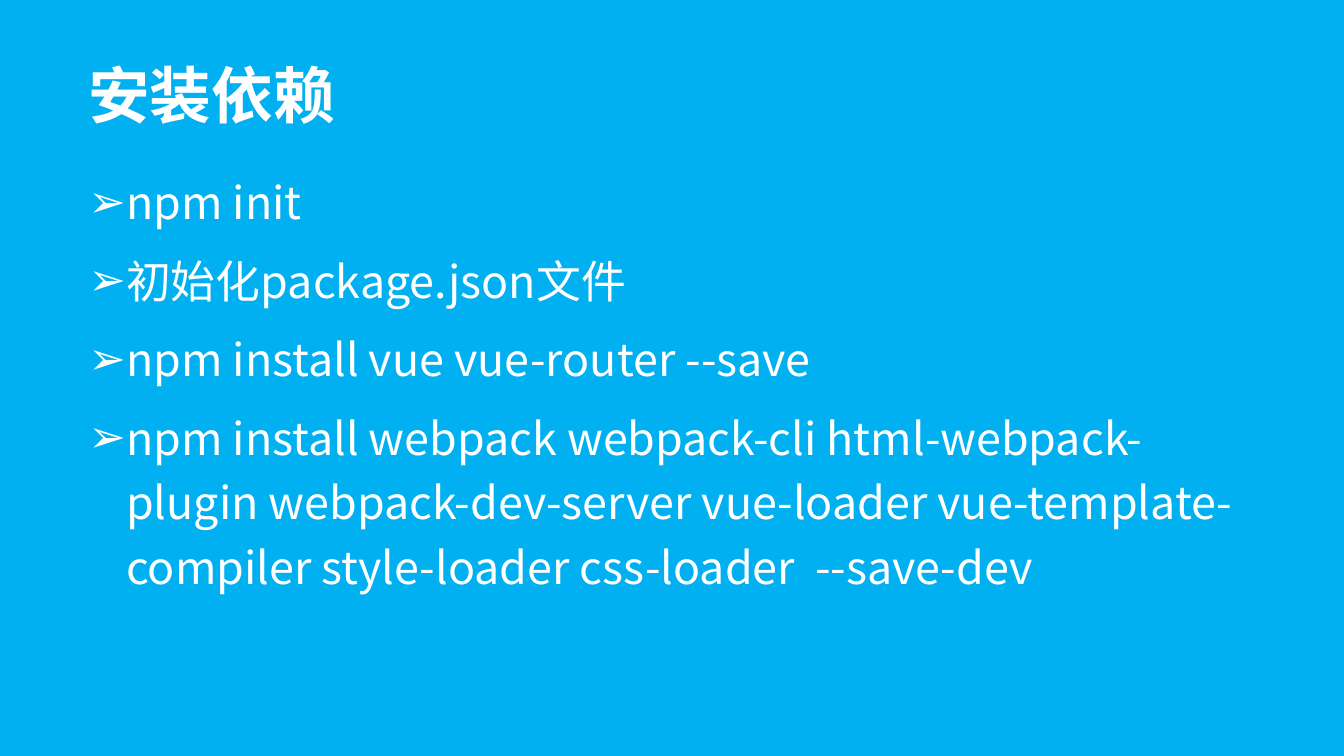
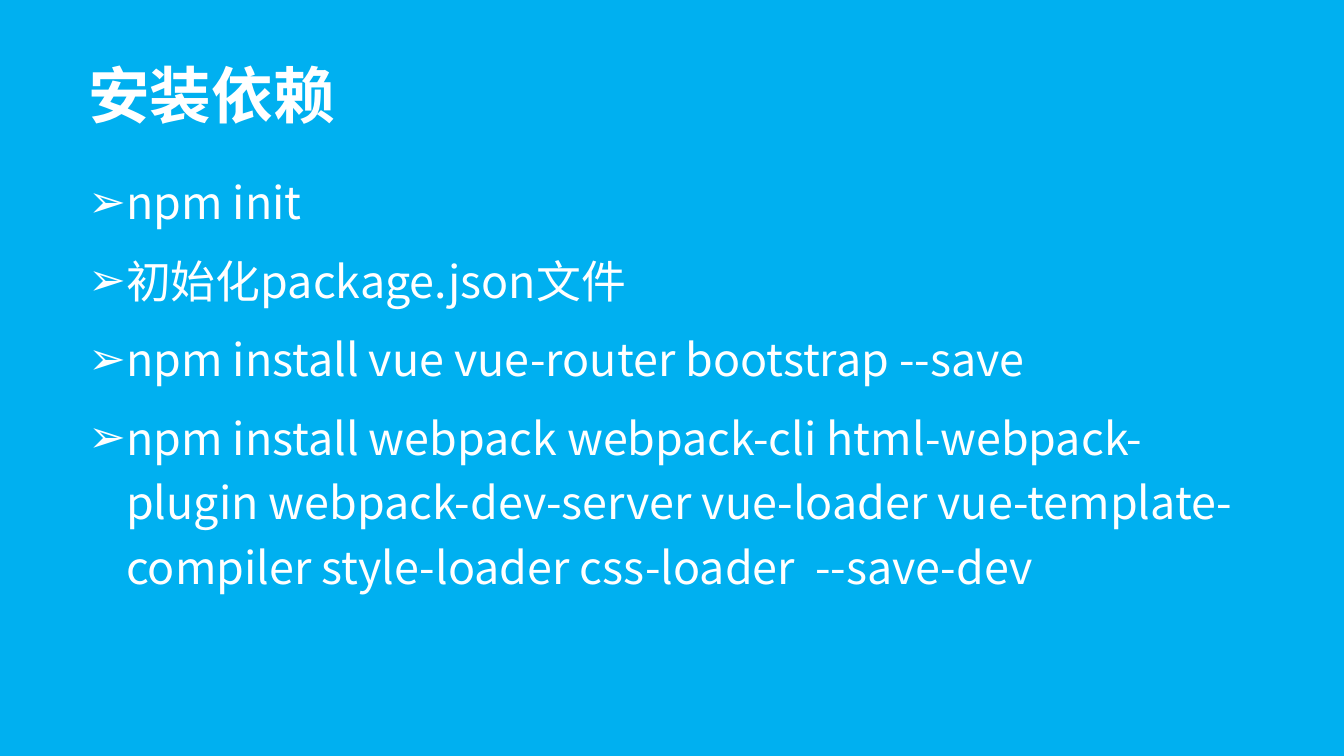
Before and after one commit to wugenshui/ppt, a slide deck: slide 9 of vue-webpack/vue-webpack.pptx. Drawn at 1344x756 pixels with LibreOffice and Linux fonts; fonts in the diff are those of the drawing. Boxes give left, top, right and bottom in pixels: in the first picture for what was removed or moved away, otherwise in the second. Text is boxed around its words. In the diff, an @@ line names an element or a change of style, - is before the commit and + after.

```diff
--- a/vue-webpack/vue-webpack.pptx
+++ b/vue-webpack/vue-webpack.pptx
@@ subtitle at box(126, 340, 1024, 387): text changed @@
-➢ npm install vue vue-router --save
+➢ npm install vue vue-router bootstrap --save
```
Also in this commit, not shown: 6 other files.
